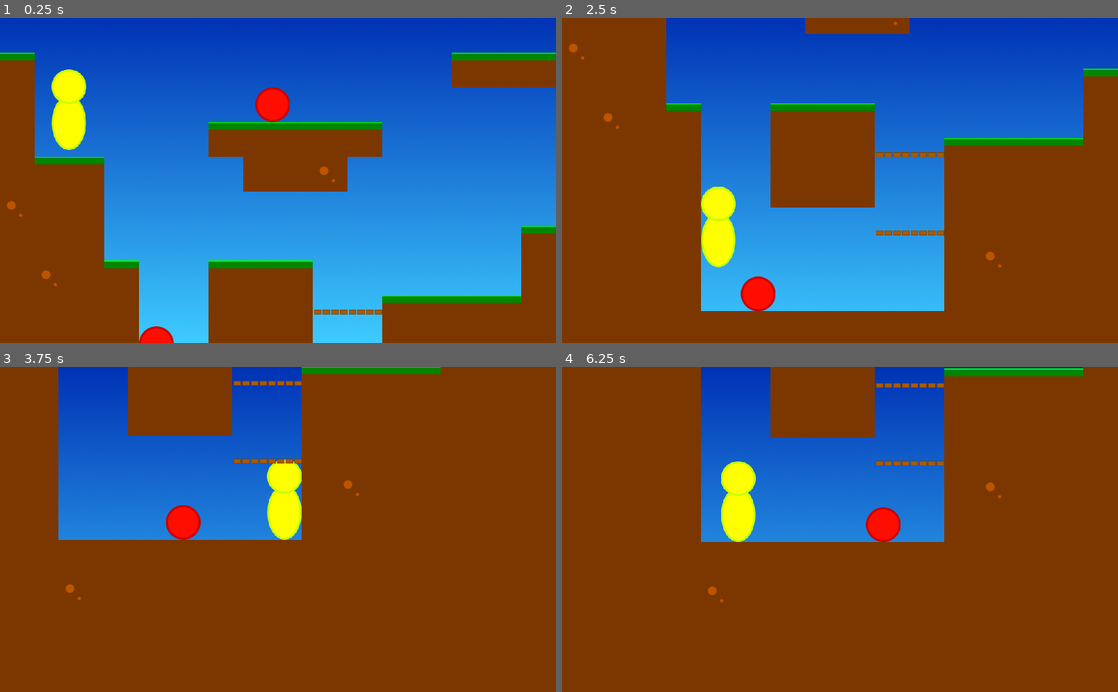
Above: before the commit, frames 1-4 (two rows, left to right).
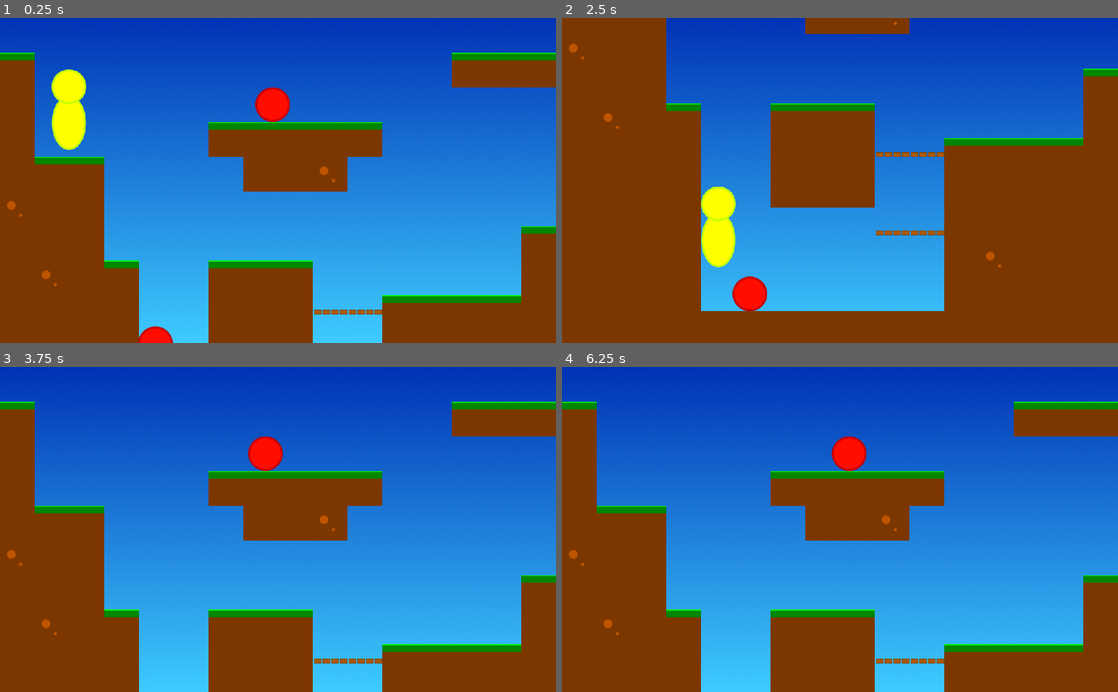
Above: after the commit, the same moments.

Repository: e8johan/superplatformer
Game: Godot game, scene res://src/levels/TestLevel.tscn
Same seed, same stepped clock (60 frames per second), same inputs: the game is played once before the commit and once after it.
Inputs:
- Up to frame 1 (0.25 s): no input
- Up to frame 2 (2.5 s): hold Right (move_right) 0.53-2.03 s; tap Space (move_jump) at 0.77, 1.52 s; hold Left (move_left) from 2.03 s (still down)
- Up to frame 3 (3.75 s): release Left (move_left) at 2.78 s; hold Right (move_right) from 2.78 s (still down); tap Space (move_jump) at 3.02 s
- Up to frame 4 (6.25 s): tap Space (move_jump) at 3.77, 4.52, 6.02 s; release Right (move_right) at 4.28 s; hold Left (move_left) 4.28-5.03 s; hold Right (move_right) 5.03-5.78 s; hold Left (move_left) from 5.78 s (still down)

The runs differ from the first frame. In frame 1, less than 0.1% of the frame differs, in the area x 24-32%, y 94-100%; in frame 2, 0.4%; in frame 3, 60%; in frame 4, 63%, in the area x 0-100%, y 0-100%.

Commit message:
Made enimies stompable and player killable

Diff:
--- a/superplatformer/src/actors/Player.gd
+++ b/superplatformer/src/actors/Player.gd
@@ -1,5 +1,8 @@
 extends ActorBase
 class_name Player, "res://assets/player/player_symbol.png"
+
+func _on_EnemyDetector_body_entered(body: PhysicsBody2D) -> void:
+    queue_free()
 
 func _physics_process(delta: float) -> void:
     var cancel_jump := Input.is_action_just_released("move_jump") and _velocity.y < 0.0
--- a/superplatformer/src/actors/Player.tscn
+++ b/superplatformer/src/actors/Player.tscn
@@ -26,3 +26,12 @@
 smoothing_enabled = true
 drag_margin_left = 0.0
 drag_margin_right = 0.0
+
+[node name="EnemyDetector" type="Area2D" parent="."]
+collision_layer = 0
+collision_mask = 2
+
+[node name="CollisionShape2D2" type="CollisionShape2D" parent="EnemyDetector"]
+position = Vector2( 0, -75 )
+shape = SubResource( 1 )
+[connection signal="body_entered" from="EnemyDetector" to="." method="_on_EnemyDetector_body_entered"]
--- a/superplatformer/src/actors/Stompa.gd
+++ b/superplatformer/src/actors/Stompa.gd
@@ -5,10 +5,17 @@
 
 onready var groundDetectorRight = $GroundDetectorRight
 onready var groundDetectorLeft = $GroundDetectorLeft
+onready var stompDetector = $StompDetector
+onready var collisionShape = $CollisionShape2D
 
 func _ready() -> void:
     _velocity.x = speed.x
     _set_stop_at_edges(stop_at_edges)
+
+func _on_StompDetector_body_entered(body: PhysicsBody2D) -> void:
+    if body.global_position.y < stompDetector.global_position.y:
+        collisionShape.disabled = true
+        queue_free()
 
 func _physics_process(delta: float) -> void:
     _velocity.y += gravity * delta
--- a/superplatformer/src/actors/Stompa.tscn
+++ b/superplatformer/src/actors/Stompa.tscn
@@ -1,14 +1,17 @@
-[gd_scene load_steps=4 format=2]
+[gd_scene load_steps=5 format=2]
 
 [ext_resource path="res://src/actors/Stompa.gd" type="Script" id=1]
 [ext_resource path="res://assets/monsters/stompa/stompa_idle.png" type="Texture" id=2]
 
-[sub_resource type="CircleShape2D" id=1]
-radius = 32.0
+[sub_resource type="RectangleShape2D" id=3]
+extents = Vector2( 30, 24 )
+
+[sub_resource type="RectangleShape2D" id=2]
+extents = Vector2( 34, 16 )
 
 [node name="Stompa" type="KinematicBody2D"]
 collision_layer = 2
-collision_mask = 9
+collision_mask = 8
 script = ExtResource( 1 )
 speed = Vector2( 400, 1200 )
 
@@ -17,8 +20,8 @@
 texture = ExtResource( 2 )
 
 [node name="CollisionShape2D" type="CollisionShape2D" parent="."]
-position = Vector2( 0, -32 )
-shape = SubResource( 1 )
+position = Vector2( 0, -24 )
+shape = SubResource( 3 )
 
 [node name="GroundDetectorRight" type="RayCast2D" parent="."]
 position = Vector2( 32, -32 )
@@ -31,3 +34,11 @@
 enabled = true
 cast_to = Vector2( 0, 35 )
 collision_mask = 8
+
+[node name="StompDetector" type="Area2D" parent="."]
+collision_layer = 0
+
+[node name="CollisionShape2D" type="CollisionShape2D" parent="StompDetector"]
+position = Vector2( 0, -58 )
+shape = SubResource( 2 )
+[connection signal="body_entered" from="StompDetector" to="." method="_on_StompDetector_body_entered"]
